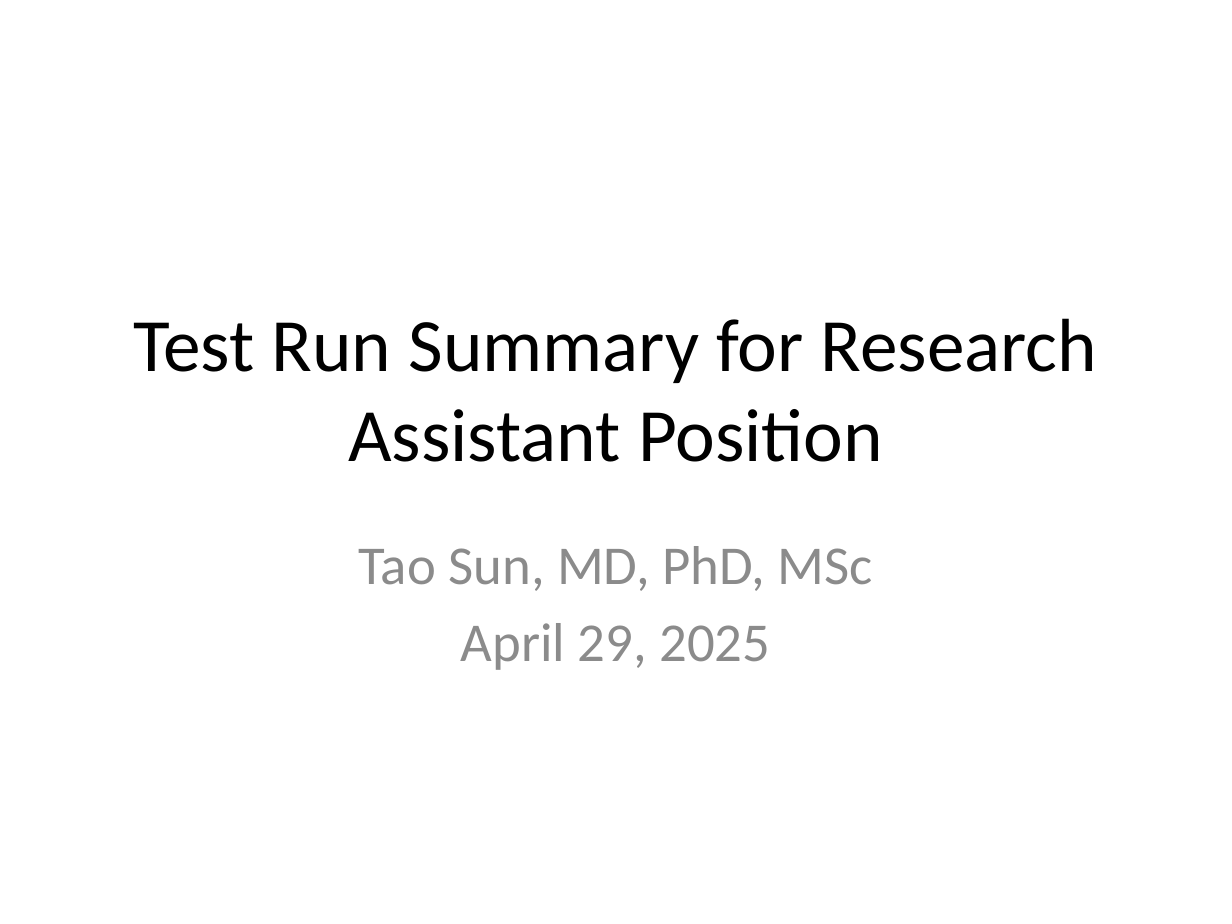
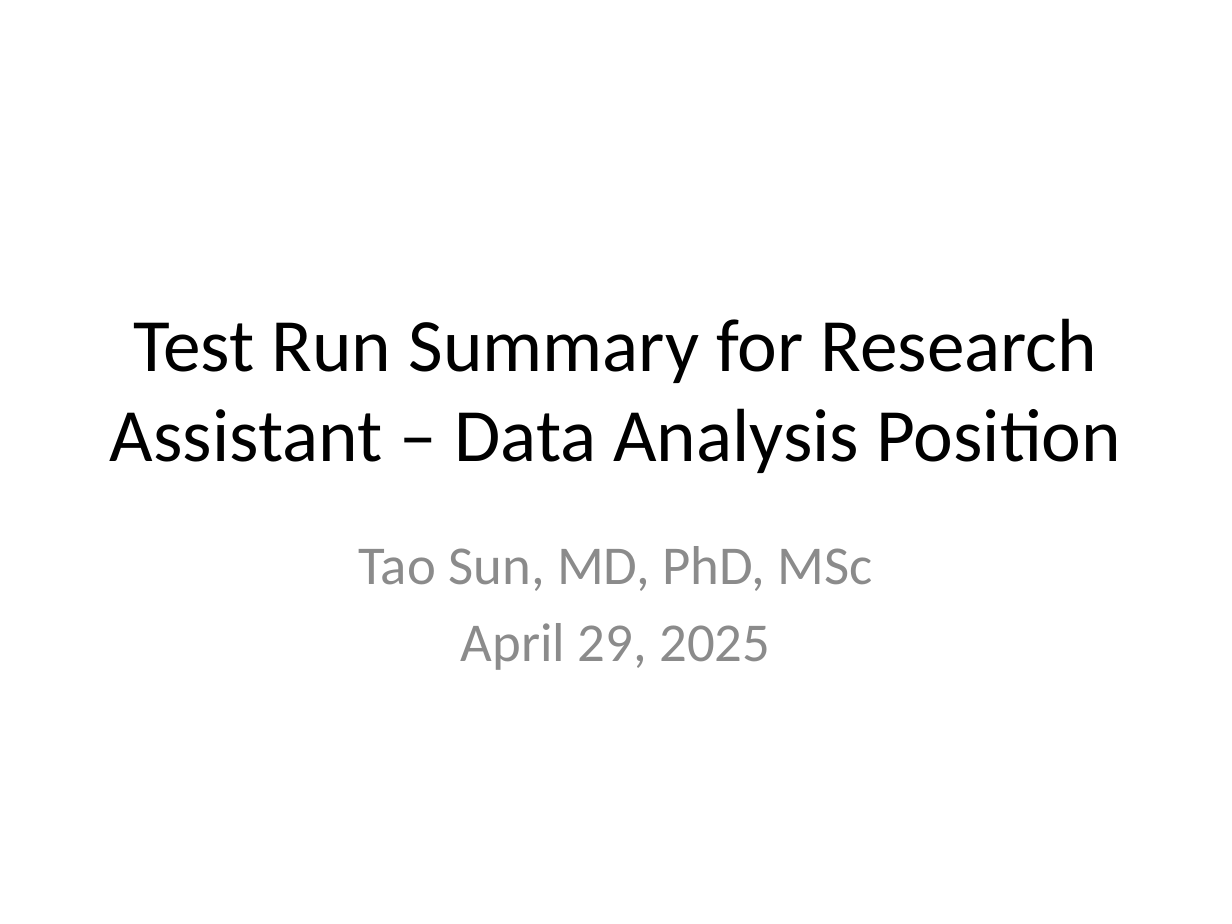
Before and after one commit to Samuel700712/Summary, a slide deck: slide 1 of Zoom_Test_Run_Summary.pptx. Drawn at 1232x924 pixels with LibreOffice and Linux fonts; fonts in the diff are those of the drawing. Boxes give left, top, right and bottom in pixels: in the first picture for what was removed or moved away, otherwise in the second. Text is boxed around its words. In the diff, an @@ line names an element or a change of style, - is before the commit and + after.

Commit message:
Add files via upload
Run tasks summary

```diff
--- a/Zoom_Test_Run_Summary.pptx
+++ b/Zoom_Test_Run_Summary.pptx
@@ title at (x1=110, y1=318, x2=1121, y2=473): text changed @@
-Test Run Summary for Research Assistant Position
+Test Run Summary for Research Assistant – Data Analysis Position
```
Also in this commit, not shown: 1 other slide changed.
